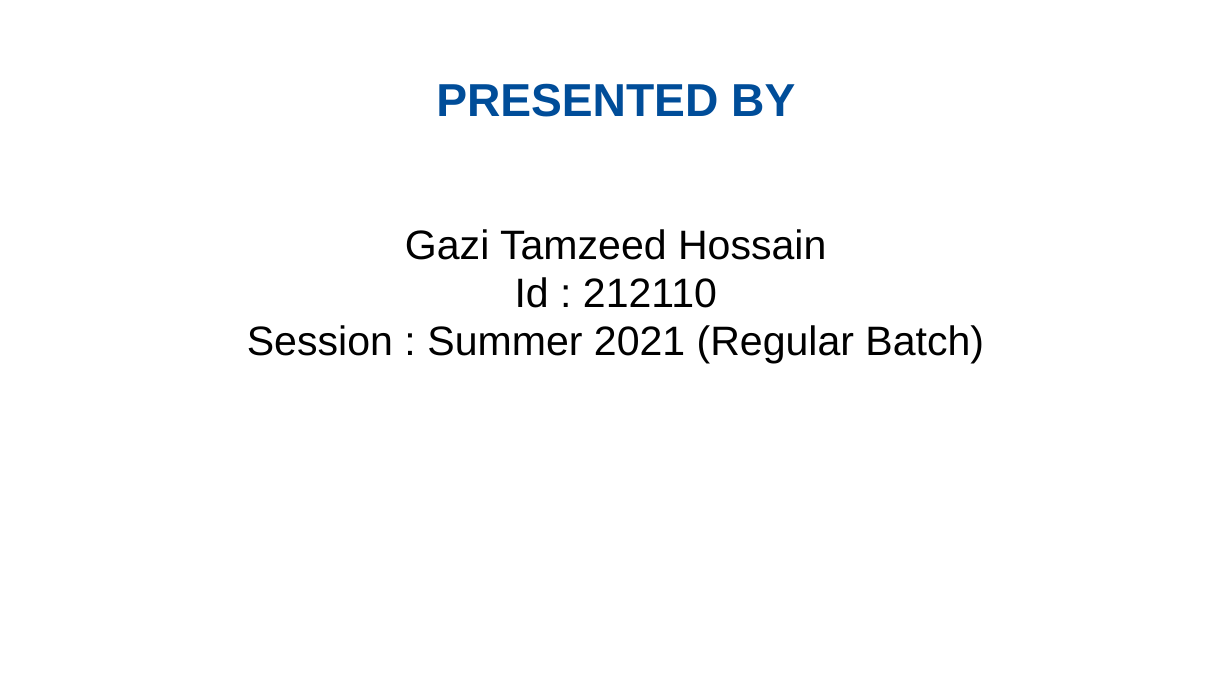
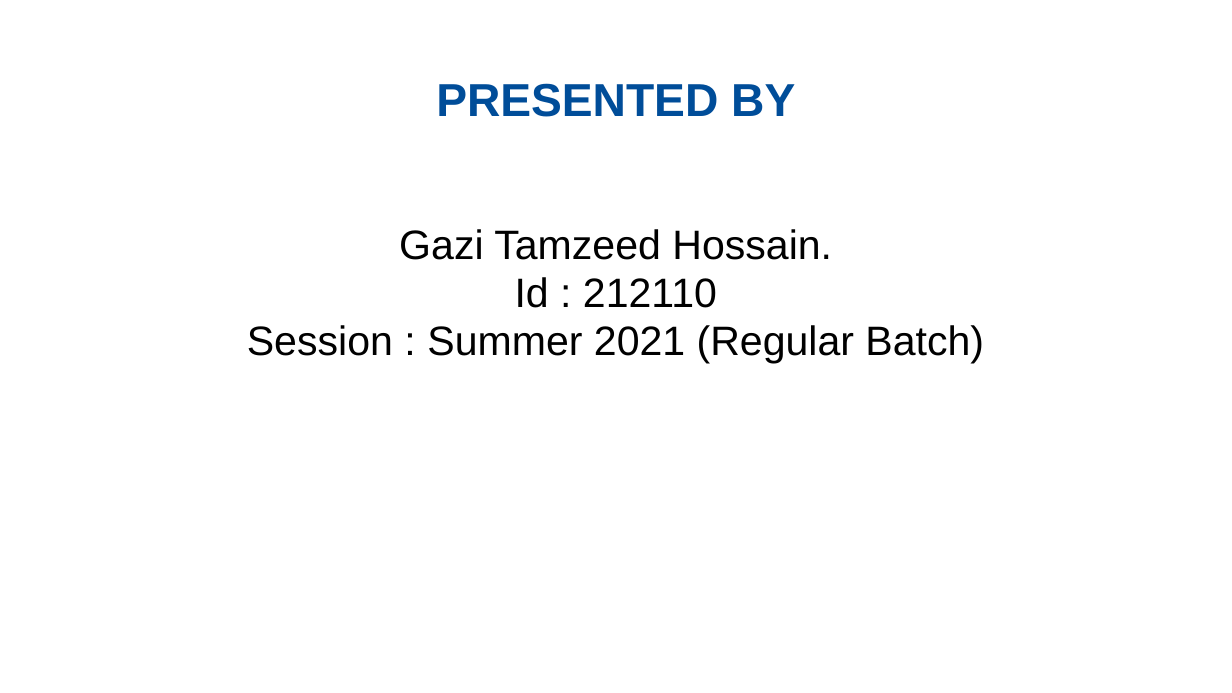
Before and after one commit to tamzeedpmit/PMIT, a slide deck: slide 2 of Presentation Slide.pptx. Drawn at 1232x693 pixels with LibreOffice and Linux fonts; fonts in the diff are those of the drawing; background and template pictures are left out. Boxes give left, top, right and bottom in pixels: in the first picture for what was removed or moved away, otherwise in the second. Text is boxed around its words. In the diff, an @@ line names an element or a change of style, - is before the commit and + after.

```diff
--- a/Presentation Slide.pptx
+++ b/Presentation Slide.pptx
@@ text at [399, 229, 832, 260]: text changed @@
-Gazi Tamzeed Hossain
+Gazi Tamzeed Hossain.
```
Also in this commit, not shown: 3 slides added.
